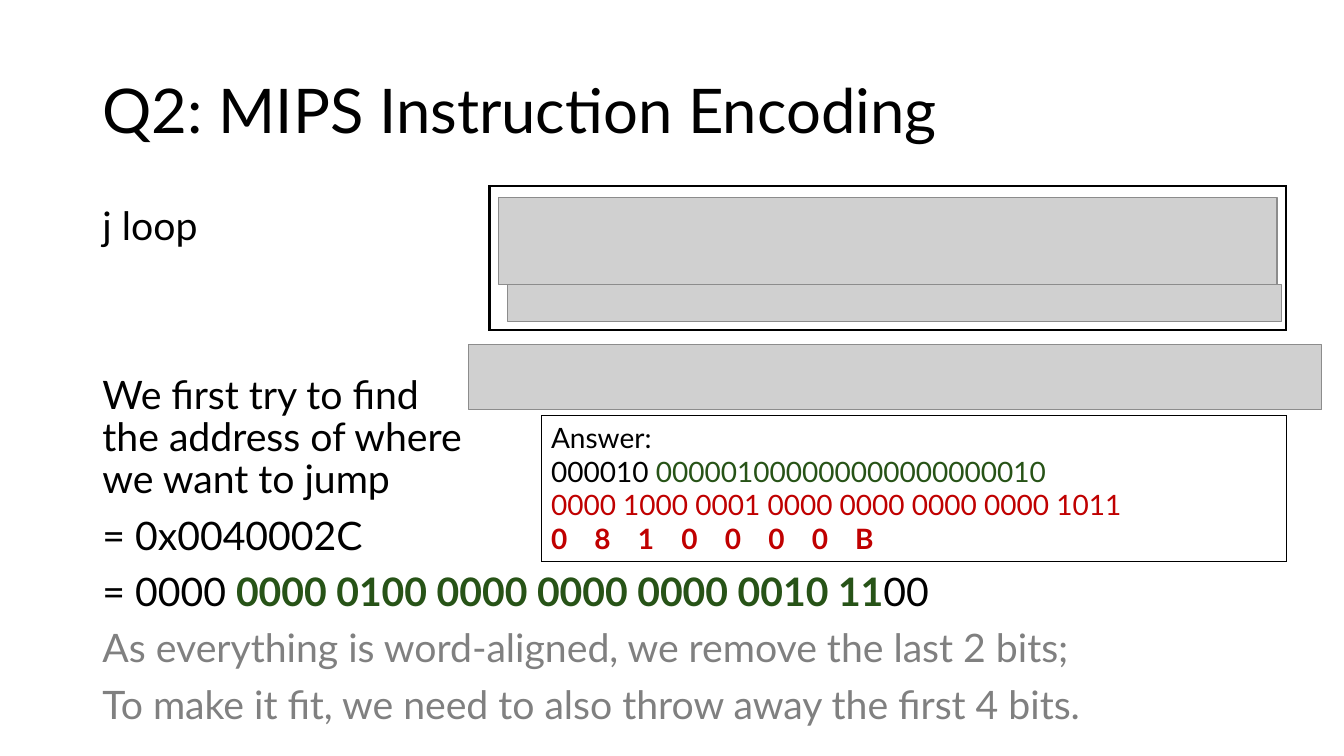
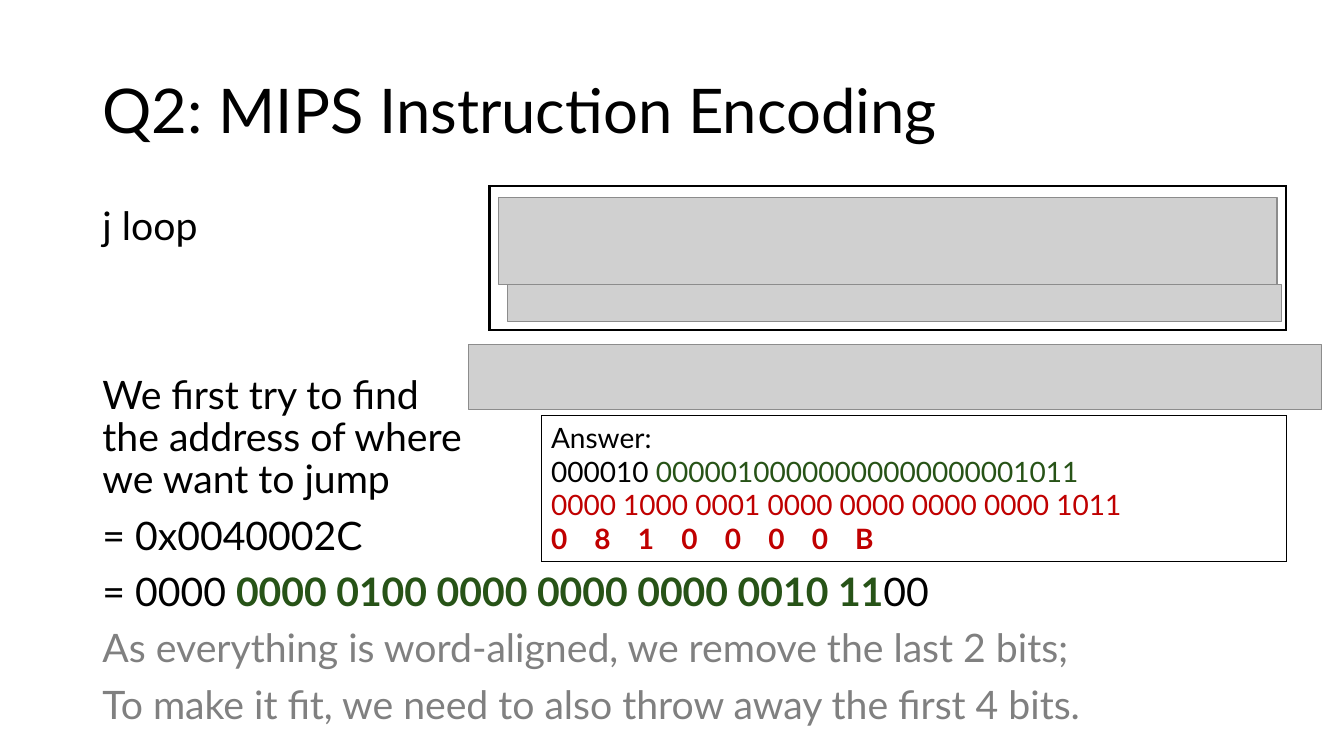
Before and after one commit to theodoreleebrant/TA-2425S1, a slide deck: slide 35 of CS2100/CS2100 Tutorial 3.pptx. Drawn at 1344x756 pixels with LibreOffice and Linux fonts; fonts in the diff are those of the drawing; grey boxes stand for pictures. Boxes give left, top, right and bottom in pixels: in the first picture for what was removed or moved away, otherwise in the second. Text is boxed around its words. In the diff, an @@ line names an element or a change of style, - is before the commit and + after.

```diff
--- a/CS2100/CS2100 Tutorial 3.pptx
+++ b/CS2100/CS2100 Tutorial 3.pptx
@@ text in rectangle at box(551, 428, 1079, 483): text changed @@
-Answer:
-000010 000001000000000000000010
+Answer:
+000010 00000100000000000000001011
```
Also in this commit, not shown: 3 other slides changed.
